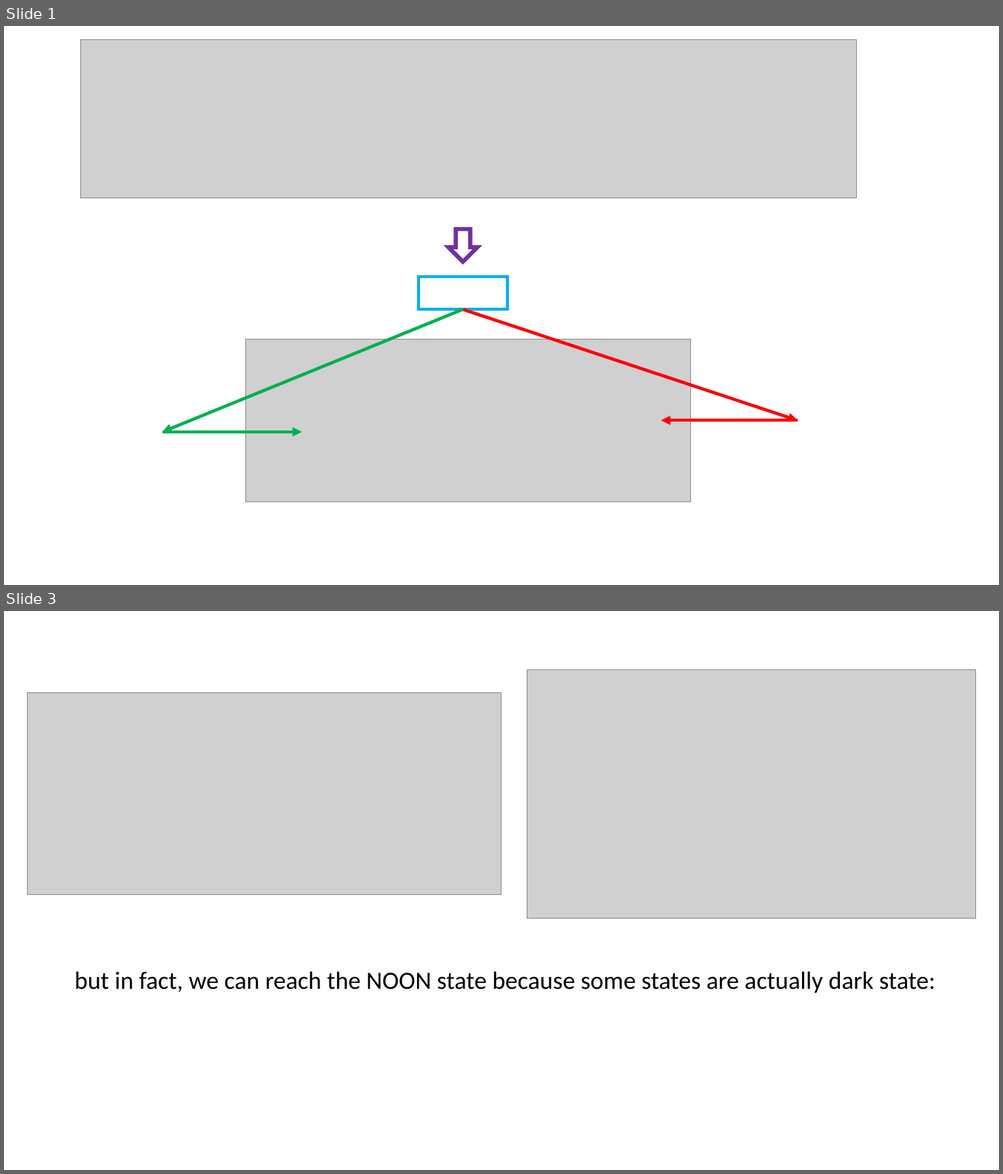
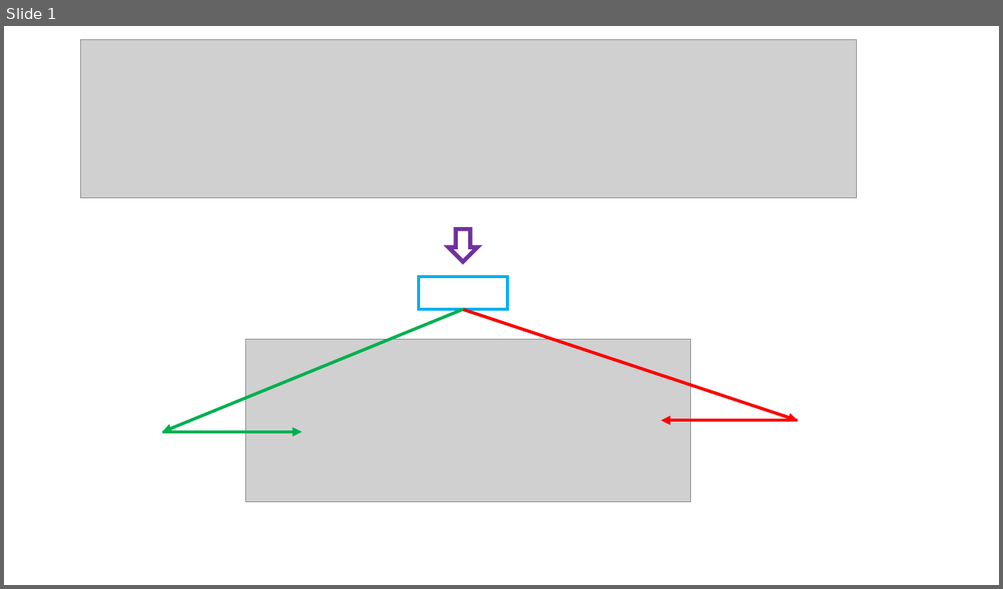
Before and after one commit to youjieyu888/circular-waveguide, a slide deck: 3-level.pptx. Shown one above the other, each under a label of ours: slides 1 and 3 before the commit, slide 1 after it; the slides between them are not shown. The pictures are 1003x1174 and 1003x589 pixels, drawn with LibreOffice and Linux fonts; fonts in the diff are those of the drawing; grey boxes stand for pictures. Boxes give left, top, right and bottom in pixels: in the first picture for what was removed or moved away, otherwise in the second. Text is boxed around its words. In the diff, an @@ line names an element or a change of style, - is before the commit and + after.

```diff
--- a/3-level.pptx
+++ b/3-level.pptx
@@ slide 3 removed at bbox=[4, 611, 999, 1170], background #FFFFFF @@
@@ picture removed at bbox=[527, 670, 976, 918] @@
@@ picture removed at bbox=[27, 693, 501, 895] @@
@@ text removed at bbox=[74, 971, 935, 994] @@
-but in fact, we can reach the NOON state because some states are actually dark state:
```
Also in this commit, not shown: 4 slides changed, 5 slides added, 3 other slides removed.
